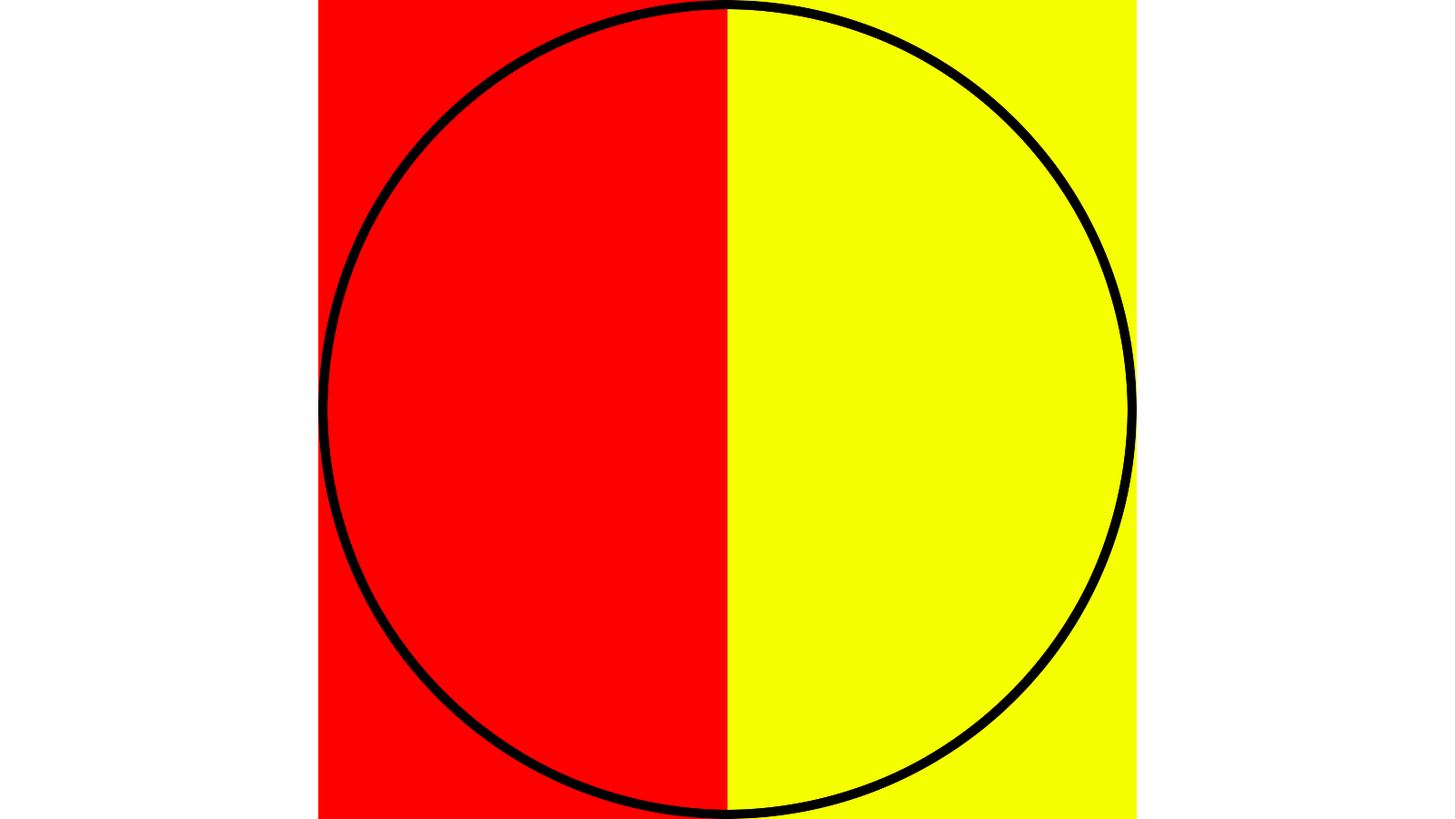
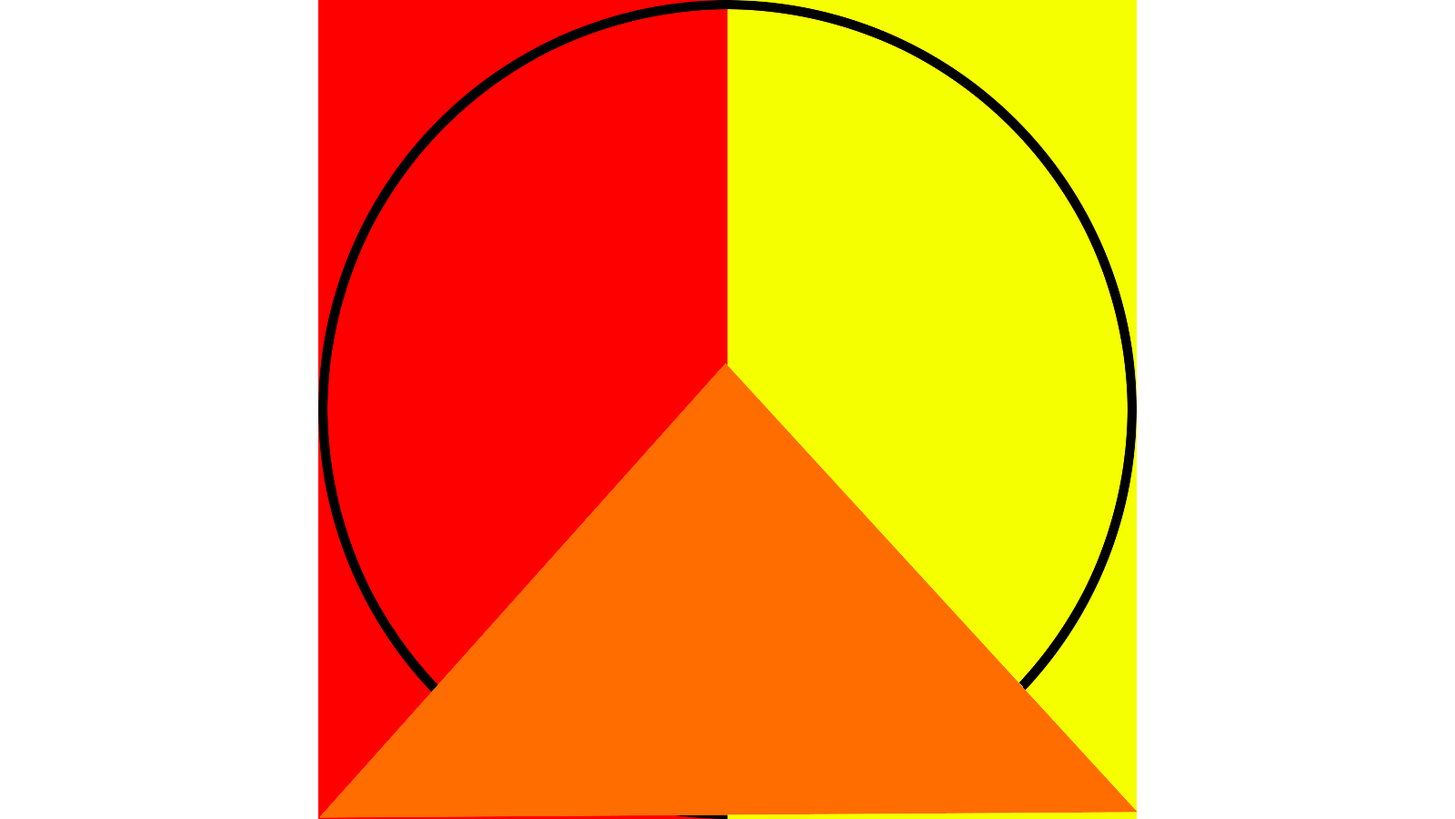
The second 1455px x 819px image is a revision of the first. Changes to its layers:
added layer "Layer copy #2" (hue) above "Layer copy #1" over bbox(319, 362, 1137, 819)
